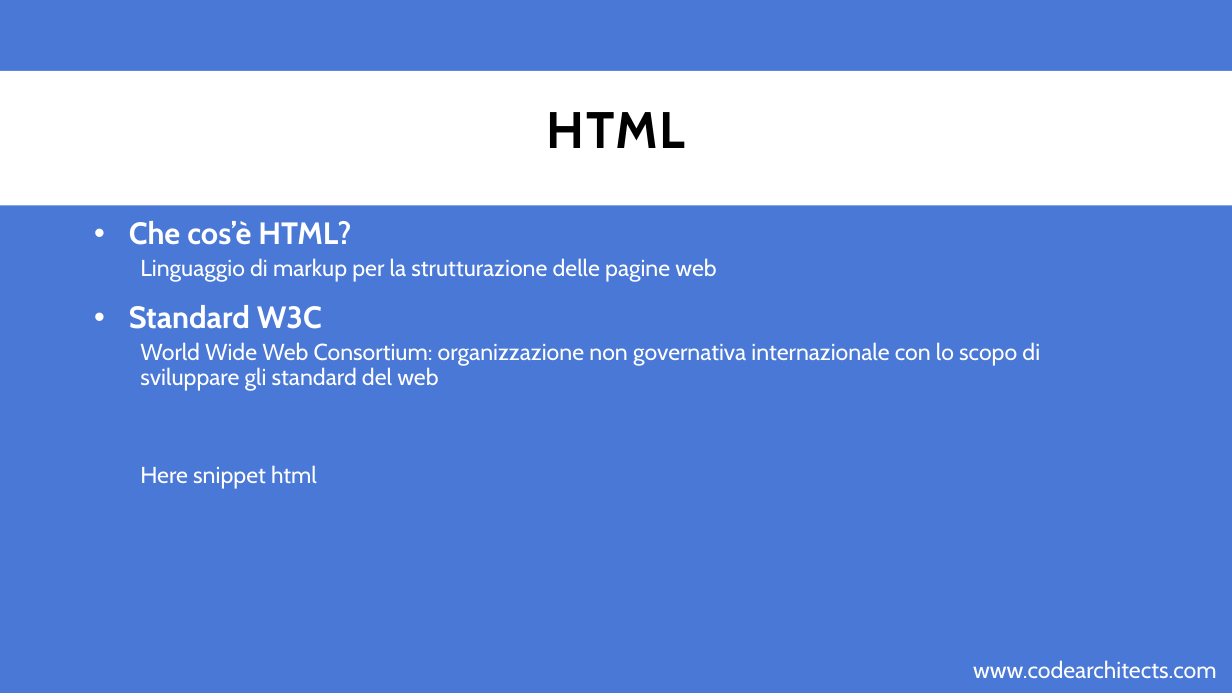
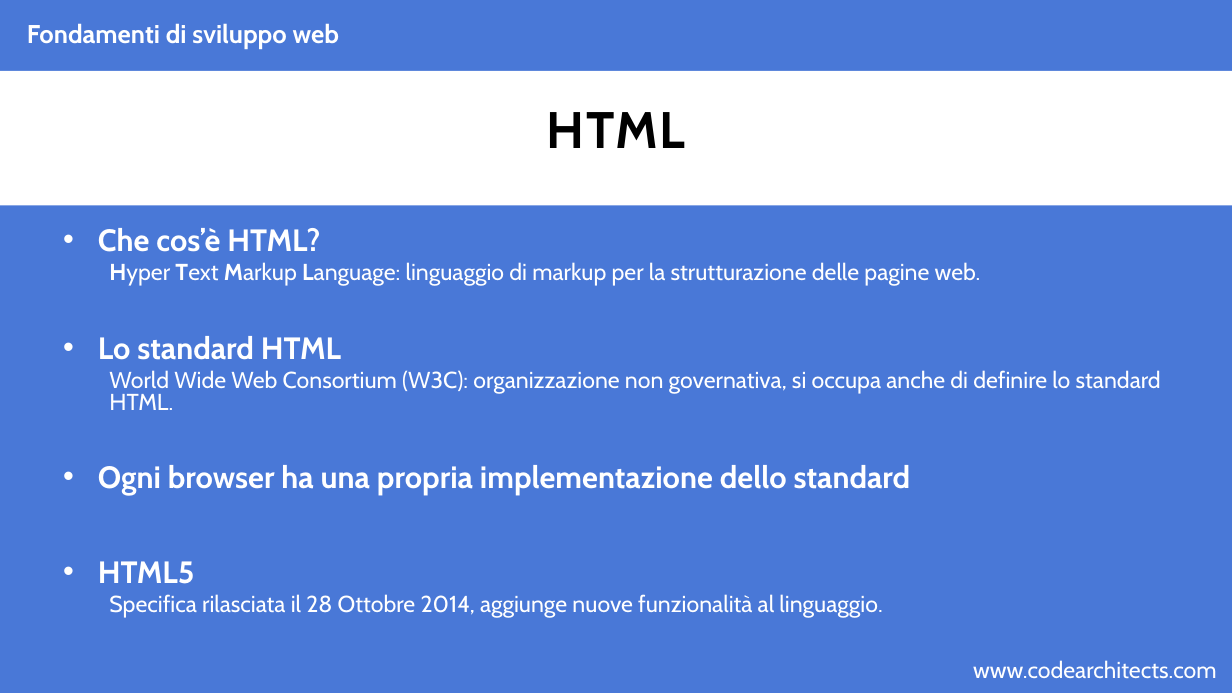
Before and after one commit to CodeArchitectsTraining/fondamenti-sviluppo-web-29052018, a slide deck: slide 7 of slides/html.pptx (slide 5 before the commit). Drawn at 1232x693 pixels with LibreOffice and Linux fonts; fonts in the diff are those of the drawing; background and template pictures are left out. Boxes give left, top, right and bottom in pixels: in the first picture for what was removed or moved away, otherwise in the second. Text is boxed around its words. In the diff, an @@ line names an element or a change of style, - is before the commit and + after.

Commit message:
adding html slides

```diff
--- a/slides/html.pptx
+++ b/slides/html.pptx
@@ text added at (27,23,339,48), 20 pt, text #FFFFFF, bold @@
+Fondamenti di sviluppo web
@@ text "Che cos’è HTML?": place and size @@
-text "Che cos’è HTML?" at (129,221,1040,489)
+text "Che cos’è HTML?" at (98,228,1161,618)
@@ text at (98,228,320,252): line spacing 0.9 to 0.8 @@
@@ text at (98,262,1161,618): text changed @@
-  Linguaggio di markup per la strutturazione delle pagine web
-• Standard W3C
-  World Wide Web Consortium: organizzazione non governativa internazionale con lo scopo di sviluppare gli standard del web
-  Here snippet html
+  Hyper Text Markup Language: linguaggio di markup per la strutturazione delle pagine web.
+• Lo standard HTML
+  World Wide Web Consortium (W3C): organizzazione non governativa, si occupa anche di definire lo standard HTML.
+• Ogni browser ha una propria implementazione dello standard
+• HTML5
+  Specifica rilasciata il 28 Ottobre 2014, aggiunge nuove funzionalità al linguaggio.
```
Also in this commit, not shown: 3 other slides changed, 27 slides added, 1 slide removed, 2 other files.
